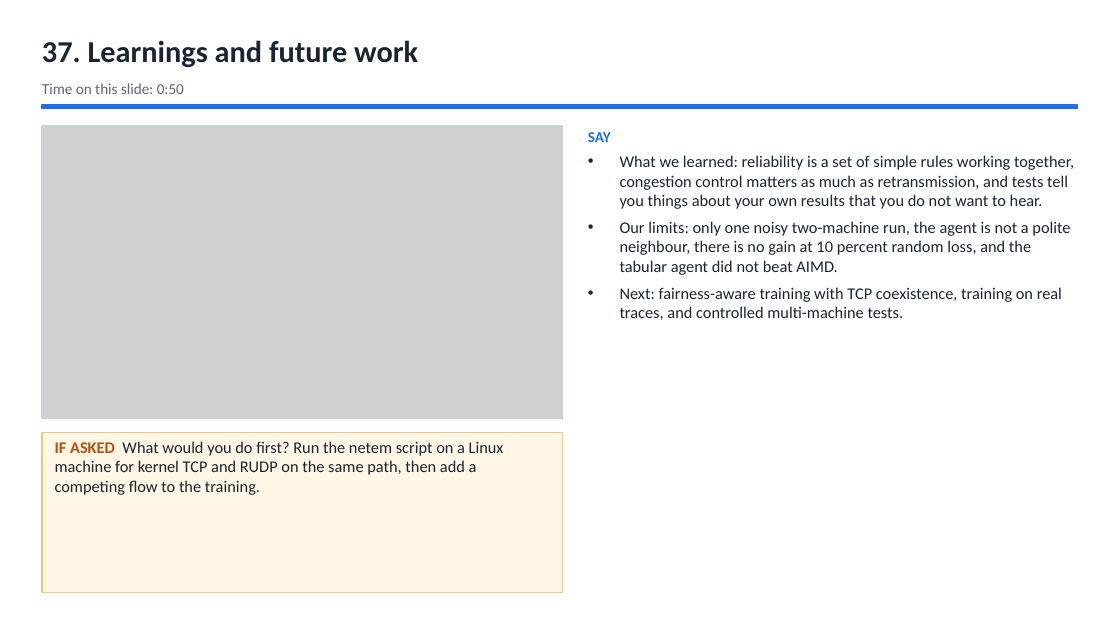
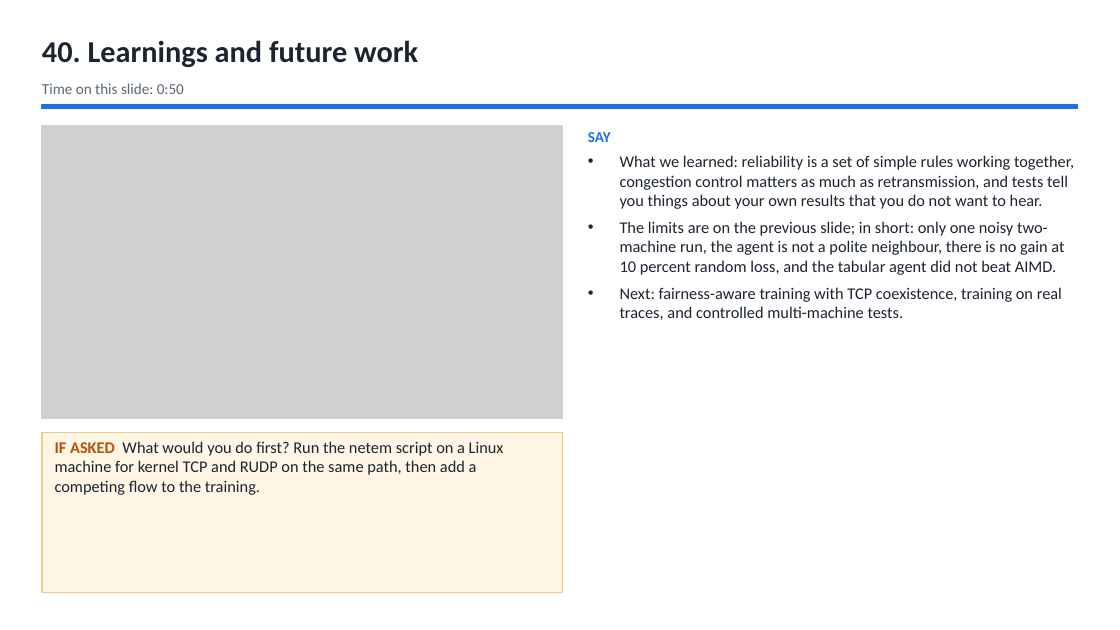
Before and after one commit to Capsturrrr/REPLIC, a slide deck: slide 42 of docs/final/RUDP_Host_Guide.pptx (slide 39 before the commit). Drawn at 1120x630 pixels with LibreOffice and Linux fonts; fonts in the diff are those of the drawing; grey boxes stand for pictures. Boxes give left, top, right and bottom in pixels: in the first picture for what was removed or moved away, otherwise in the second. Text is boxed around its words. In the diff, an @@ line names an element or a change of style, - is before the commit and + after.

```diff
--- a/docs/final/RUDP_Host_Guide.pptx
+++ b/docs/final/RUDP_Host_Guide.pptx
@@ text at <box>42,40,418,67</box>: text changed @@
-37. Learnings and future work
+40. Learnings and future work
@@ text at <box>620,221,1064,275</box>: text changed @@
-• Our limits: only one noisy two-machine run, the agent is not a polite neighbour, there is no gain at 10 percent random loss, and the tabular agent did not beat AIMD.
+• The limits are on the previous slide; in short: only one noisy two-machine run, the agent is not a polite neighbour, there is no gain at 10 percent random loss, and the tabular agent did not beat AIMD.
```
Also in this commit, not shown: 36 other slides changed, 3 slides added, 6 other files.
